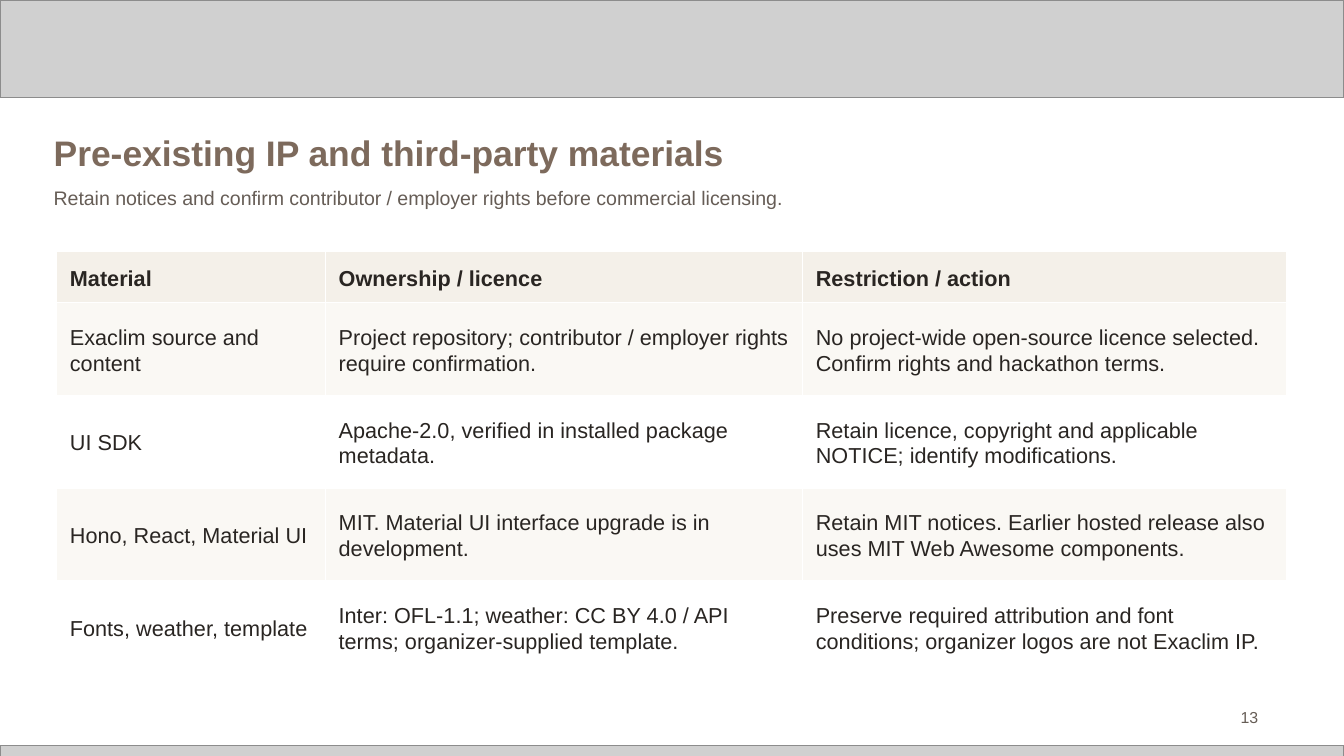
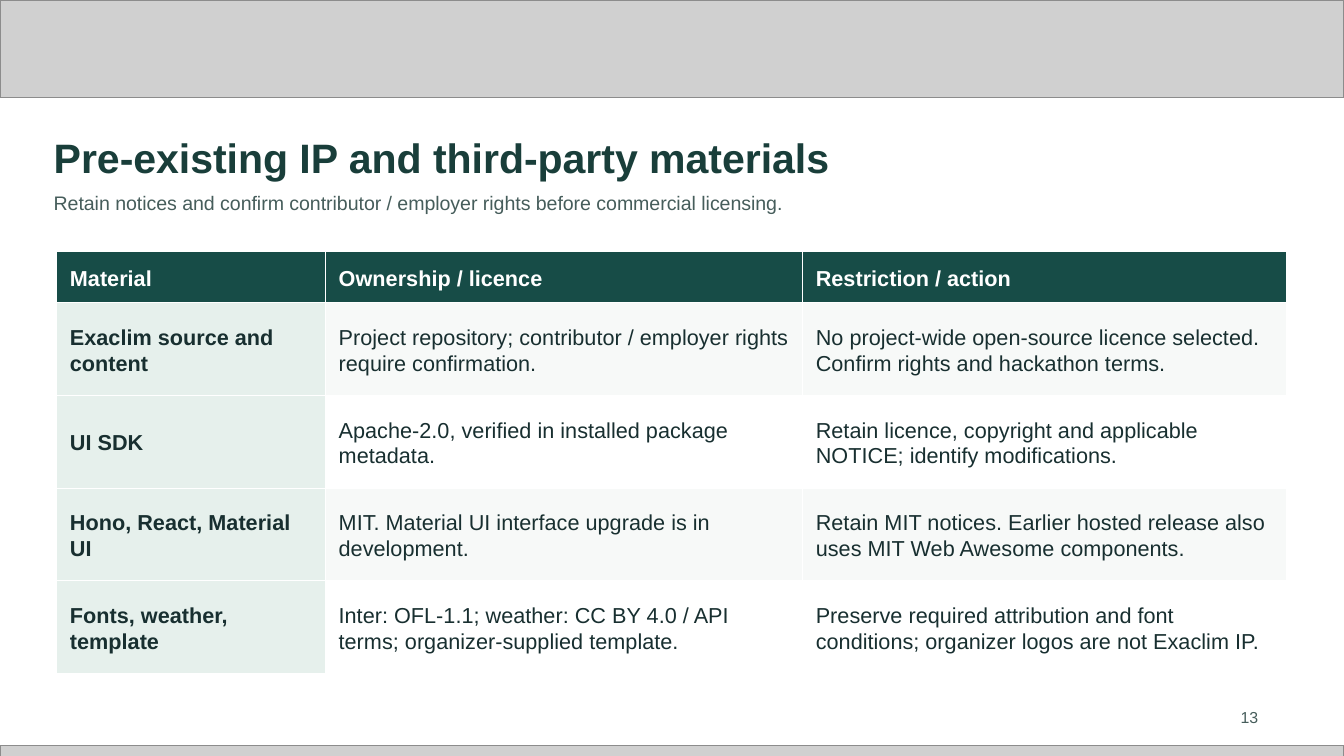
Before and after one commit to sammydamz/exaclim, a slide deck: slide 13 of downloads/submission/Exaclim_Future_Health_Submission.pptx. Drawn at 1344x756 pixels with LibreOffice and Linux fonts; fonts in the diff are those of the drawing; grey boxes stand for pictures. Boxes give left, top, right and bottom in pixels: in the first picture for what was removed or moved away, otherwise in the second. Text is boxed around its words. In the diff, an @@ line names an element or a change of style, - is before the commit and + after.

```diff
--- a/downloads/submission/Exaclim_Future_Health_Submission.pptx
+++ b/downloads/submission/Exaclim_Future_Health_Submission.pptx
@@ text "Pre-existing IP and third-party materials" at box(54, 143, 829, 181): size 19 to 22 pt, text colour #7D6A5C to #193E3A @@
@@ text "Retain notices and confirm contributor ..." at box(54, 196, 782, 214): text colour #665D56 to #465D5B @@
@@ table at box(56, 251, 1286, 673) @@
@@ fill #F4F0E9 to #174C47 in row 1 @@
@@ fill #FAF8F4 to #E6F0EC in 2 cells @@
@@ fill #FAF8F4 to #F7F9F8 in 4 cells @@
@@ fill #FFFFFF to #E6F0EC in 2 cells @@
@@ text colour #292522 to #FFFFFF in "Material", "Ownership / licence", "Restriction / action" @@
@@ text colour #292522 to #182F30 @@
@@ bold on in "Exaclim source and content", "UI SDK", "Hono, React, Material UI", "Fonts, weather, template" @@
@@ text "13" at box(1241, 712, 1259, 723): text colour #665D56 to #465D5B @@
```
Also in this commit, not shown: 13 other slides changed, 7 other files.
